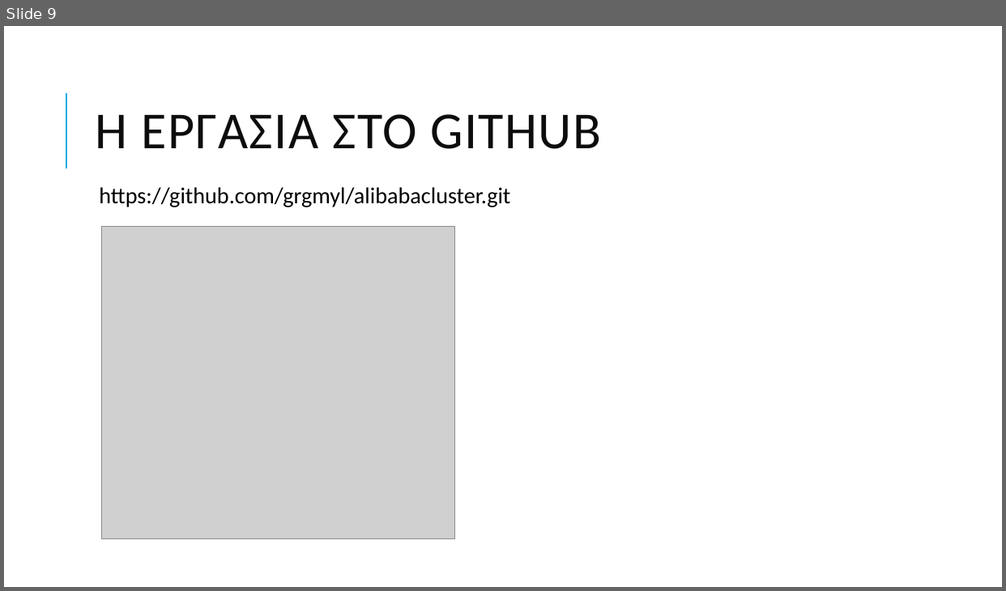
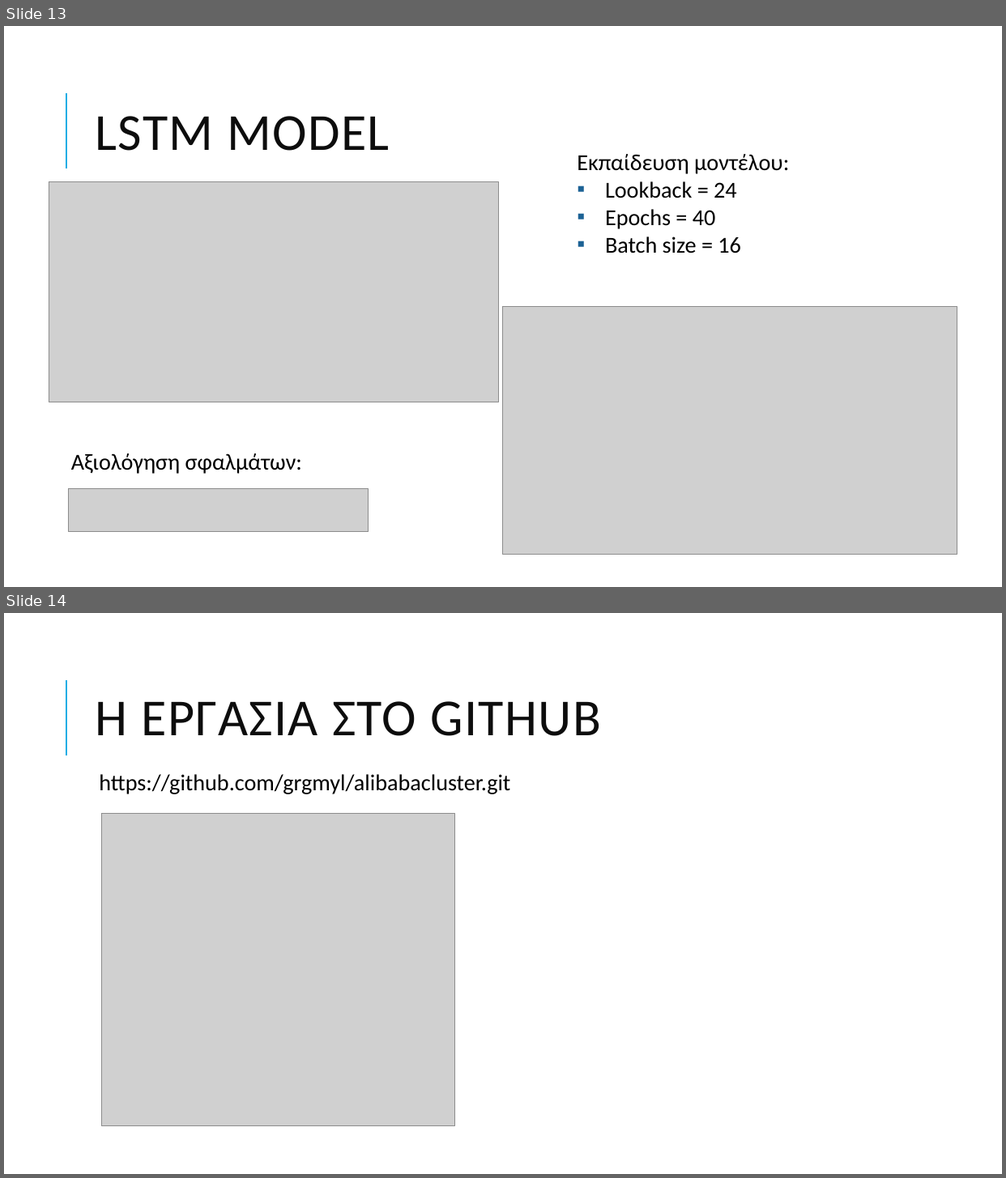
Before and after one commit to grgmyl/alibabacluster, a slide deck: parousiasidiktia.pptx. Shown one above the other, each under a label of ours: slide 9 before the commit, slides 13 and 14 after it. The pictures are 1006x591 and 1006x1178 pixels, drawn with LibreOffice and Linux fonts; fonts in the diff are those of the drawing; grey boxes stand for pictures. Boxes give left, top, right and bottom in pixels: in the first picture for what was removed or moved away, otherwise in the second. Text is boxed around its words. In the diff, an @@ line names an element or a change of style, - is before the commit and + after.

```diff
--- a/parousiasidiktia.pptx
+++ b/parousiasidiktia.pptx
@@ slide 13 added at (x1=4, y1=26, x2=1002, y2=587), background #FFFFFF; not listed: 1 template element that a slide beside it also shows @@
@@ title added at (x1=96, y1=116, x2=390, y2=151), 50 pt, text #0D0D0D @@
+LSTM MODEL
@@ text added at (x1=577, y1=154, x2=789, y2=254), 22 pt, text #000000 @@
+Εκπαίδευση μοντέλου:
+▪ Lookback = 24
+▪ Epochs = 40
+▪ Batch size = 16
@@ picture added at (x1=49, y1=182, x2=499, y2=403) @@
@@ picture added at (x1=503, y1=307, x2=957, y2=555) @@
@@ text added at (x1=71, y1=454, x2=302, y2=474), 22 pt, text #000000 @@
+Αξιολόγηση σφαλμάτων:
@@ picture added at (x1=69, y1=489, x2=368, y2=532) @@
@@ what was slide 9 is now slide 14 @@
```
Also in this commit, not shown: 6 slides changed, 7 other slides added, 2 slides removed.
